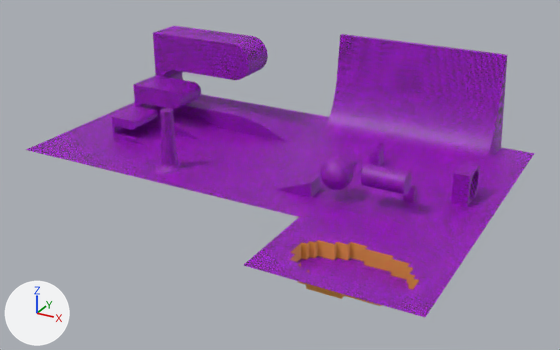
The Blender file maps/MovementTesting/MovementTesting.blend, before and after one commit.
One viewpoint serves both versions: a 50 mm lens placed at (112.2, -268.4, 122.6), pointed at (-21.7, -25.0, 0.9). Arrows for +X, +Y and +Z are at lower left; the lights stay in place.
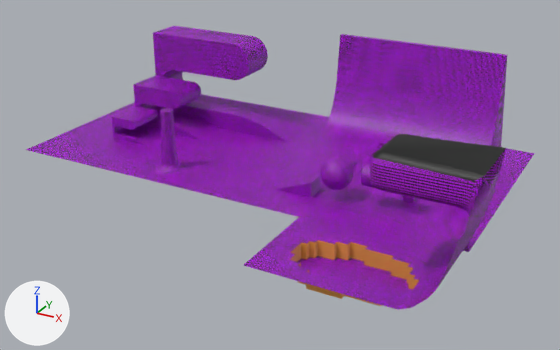
What changed in the scene script:
```text
Change me_plane:
    used by ob_plane; location = (0.0, 0.0, 0.0)
    remove me_plane.from_pydata(...)  # 7600 vertices, 8297 faces; spans x -130.0..60.0, y -90.0..48.0, z -6.0..40.0
    add me_plane.from_pydata(...)  # 7910 vertices, 8607 faces; spans x -130.0..70.0, y -90.0..48.0, z -6.0..42.0
    me_plane part 1: 81 vertices moved from x 54.0..60.0, y -90.0..-50.0, z 0.0 to x 54.0..60.0, y -90.0..-50.0, z 1.0..6.0; 310 vertices added at x 37.0..70.0, y -90.0..-52.0, z 9.0..42.0
```

What differs and where, as boxes [x1, y1, x2, y2] in the pictures (560 x 350 px):
'Plane', reshaped
    before: [26, 26, 534, 317]
    after: [26, 26, 534, 310]
part 1 of me_plane, built on
    before: [398, 249, 469, 317]
    after: [370, 134, 506, 310]
